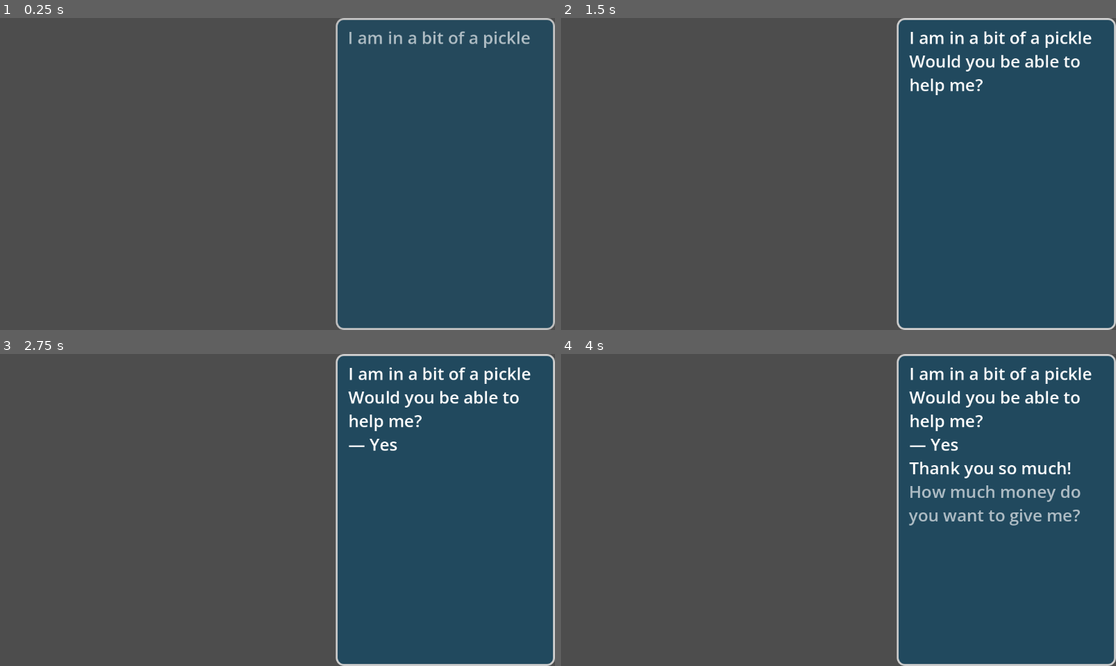
Above: before the commit, frames 1-4 (two rows, left to right).
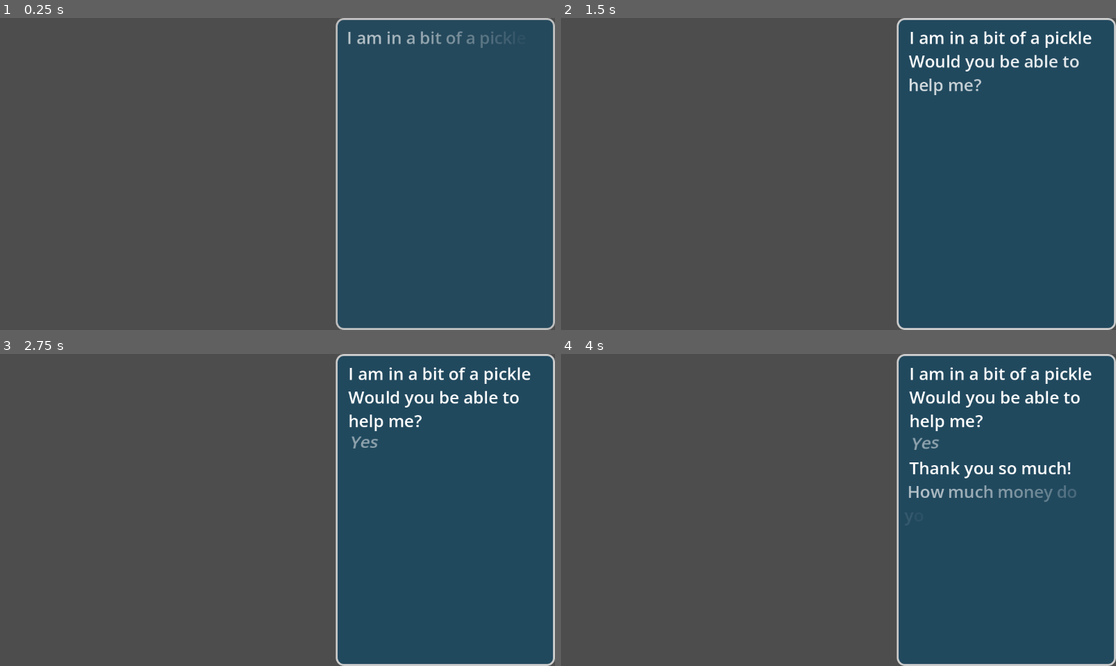
Above: after the commit, the same moments.

Repository: GenericUserIsTaken/GGJ2026
Game: Godot game, scene res://scenes/main/main.tscn
Same seed, same stepped clock (60 frames per second), same inputs: the game is played once before the commit and once after it.
Inputs (mouse positions are in pixels of both pictures, inside the frame that each line leads up to):
- Up to frame 1 (0.25 s): no input
- Up to frame 2 (1.5 s): tap Enter (ui_accept) at 0.5, 1.35 s; hold Up (ui_up) 0.53-1.28 s; hold Enter (ui_accept) 0.53-1.28 s; click (838, 174) at 0.67 s; move the mouse to (727, 189) at 1.27 s; hold Down (ui_down) from 1.28 s (still down)
- Up to frame 3 (2.75 s): tap Enter (ui_accept) at 1.52, 1.82 s; move the mouse to (333, 441) at 2.02 s; release Down (ui_down) at 2.03 s; hold Up (ui_up) from 2.03 s (still down); hold Enter (ui_accept) from 2.03 s (still down)
- Up to frame 4 (4 s): move the mouse to (810, 572) at 2.77 s; release Enter (ui_accept) at 2.78 s; tap Enter (ui_accept) at 2.85, 3.02, 3.32 s; click (810, 572) at 2.92 s; move the mouse to (1005, 556) at 3.52 s; release Up (ui_up) at 3.53 s; hold Down (ui_down) from 3.53 s (still down); hold Enter (ui_accept) from 3.53 s (still down)

The runs differ from the first frame. In frame 1, 0.6% of the frame differs, in the area x 62-96%, y 4-10%; in frame 2, 0.7%; in frame 3, 0.2%; in frame 4, 1.3%, in the area x 62-94%, y 26-56%.

Commit message:
i like rich text effects

Diff:
--- /dev/null
+++ b/scenes/dialogue/dialogue_response_rich_text_effect.gd
@@ -0,0 +1,19 @@
+extends RichTextEffect
+
+
+var bbcode := "dialogue_response"
+
+
+func _process_custom_fx(char_fx: CharFXTransform) -> bool:
+	char_fx.color.a *= 0.5
+	var y := _get_y(fmod(char_fx.elapsed_time - char_fx.relative_index * 0.1, 1.0))
+	char_fx.transform = Transform2D(0.0, Vector2.ONE, 0.2, Vector2(10.0, y * -5.0)) * char_fx.transform
+	return true
+
+
+func _get_y(time: float) -> float:
+	var a := -4.0 * (time - 0.5) ** 2 + 1
+	var b := -4.0 * (time - sqrt(1/8.0) - 1.0) ** 2 + 0.5
+	var c := -4.0 * (time - sqrt(1/16.0) - sqrt(0.5) - 0.5) ** 2 + 0.25
+	#return maxf(maxf(maxf(a, b), c), 0.0)
+	return maxf(a, 0.0)
--- /dev/null
+++ b/scenes/dialogue/dialogue_text_rich_text_effect.gd
@@ -0,0 +1,16 @@
+extends RichTextEffect
+
+
+var bbcode = "dialogue_text"
+
+
+func _process_custom_fx(char_fx: CharFXTransform) -> bool:
+	var start_time_msec := int(char_fx.env.start_time)
+	var alpha := ease(clampf((Time.get_ticks_msec() - start_time_msec) / 1000.0 - char_fx.relative_index * 0.01, 0.0, 1.0), 0.2)
+	char_fx.color.a *= alpha
+	char_fx.transform = char_fx.transform.translated(Vector2(
+		ease(clampf((Time.get_ticks_msec() - start_time_msec) / 1000.0 - char_fx.relative_index * 0.01, 0.0, 1.0), 0.2) * 10.0,
+		0.0,
+	))
+
+	return true
--- a/scenes/dialogue/dialogue_window.gd
+++ b/scenes/dialogue/dialogue_window.gd
@@ -64,7 +64,7 @@
 		else:
 			var option := displayed_options[selected_option]
 			dialogue_advanced.emit(option)
-			show_text("— %s" % option.option_title)
+			show_text("[dialogue_response]%s[/dialogue_response]" % option.option_title)
 			await _animate_options_container_out()
 			_show_dialogue_func(option.option_callback)
 	elif event.is_action_pressed("ui_cancel"):
@@ -180,7 +180,7 @@
 ## This does animate the text and scroll.
 func show_text(text: String) -> void:
 	var dialogue := DialogueTranscript.new()
-	dialogue.label.append_text(text)
+	dialogue.label.append_text("[dialogue_text start_time=\"%s\"]%s[/dialogue_text]" % [Time.get_ticks_msec(), text])
 	dialogue.label.fit_content = true
 	dialogue.size_flags_horizontal = Control.SIZE_EXPAND_FILL
 	_transcript.add_child(dialogue)
@@ -242,17 +242,20 @@
 			queue_sort()
 
 	func _init() -> void:
+		label.install_effect(preload("dialogue_response_rich_text_effect.gd").new())
+		label.install_effect(preload("dialogue_text_rich_text_effect.gd").new())
 		label.minimum_size_changed.connect(update_minimum_size)
 		label.set_anchors_and_offsets_preset(Control.PRESET_FULL_RECT)
 		add_child(label)
 
 	func _ready() -> void:
-		modulate.a = 0.0
-		x_offset = 0.0
-		var tween := create_tween()
-		tween.set_parallel(true)
-		tween.tween_property(self, "modulate:a", 1.0, 0.75).set_ease(Tween.EASE_OUT).set_trans(Tween.TRANS_CUBIC)
-		tween.tween_property(self, "x_offset", 10.0, 0.75).set_ease(Tween.EASE_OUT).set_trans(Tween.TRANS_EXPO)
+		pass
+		#modulate.a = 0.0
+		#x_offset = 0.0
+		#var tween := create_tween()
+		#tween.set_parallel(true)
+		#tween.tween_property(self, "modulate:a", 1.0, 0.75).set_ease(Tween.EASE_OUT).set_trans(Tween.TRANS_CUBIC)
+		#tween.tween_property(self, "x_offset", 10.0, 0.75).set_ease(Tween.EASE_OUT).set_trans(Tween.TRANS_EXPO)
 
 	func _get_minimum_size() -> Vector2:
 		return label.get_combined_minimum_size()
Not shown, added: scenes/dialogue/dialogue_response_rich_text_effect.gd.uid
Not shown, added: scenes/dialogue/dialogue_text_rich_text_effect.gd.uid
